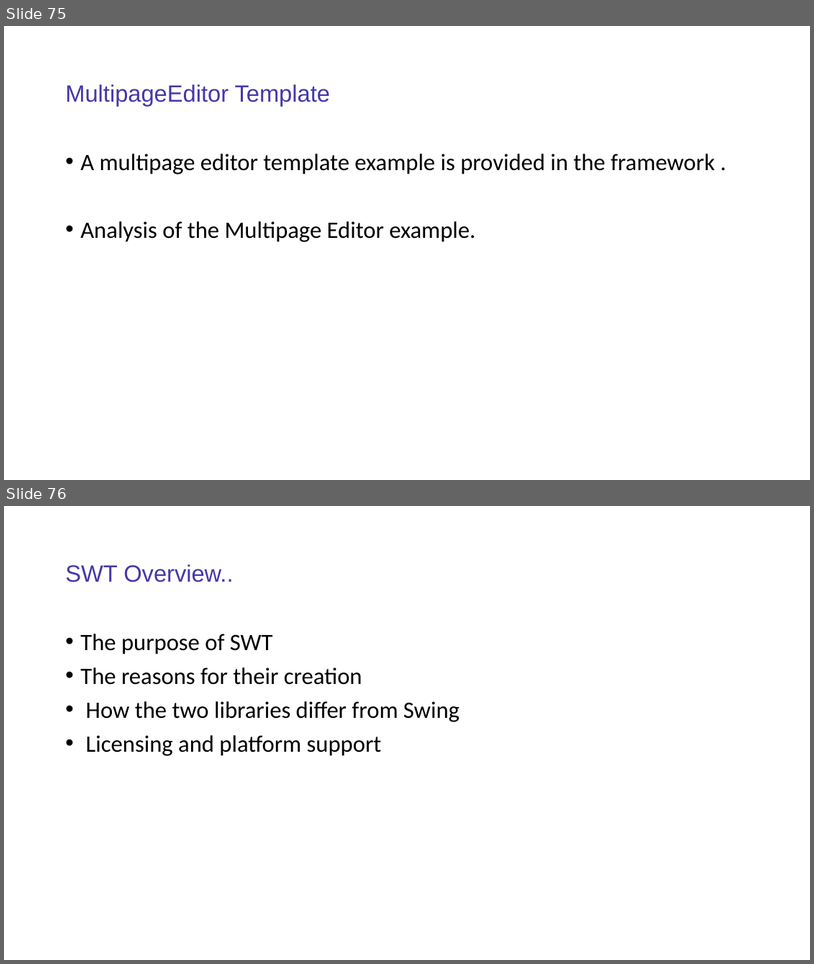
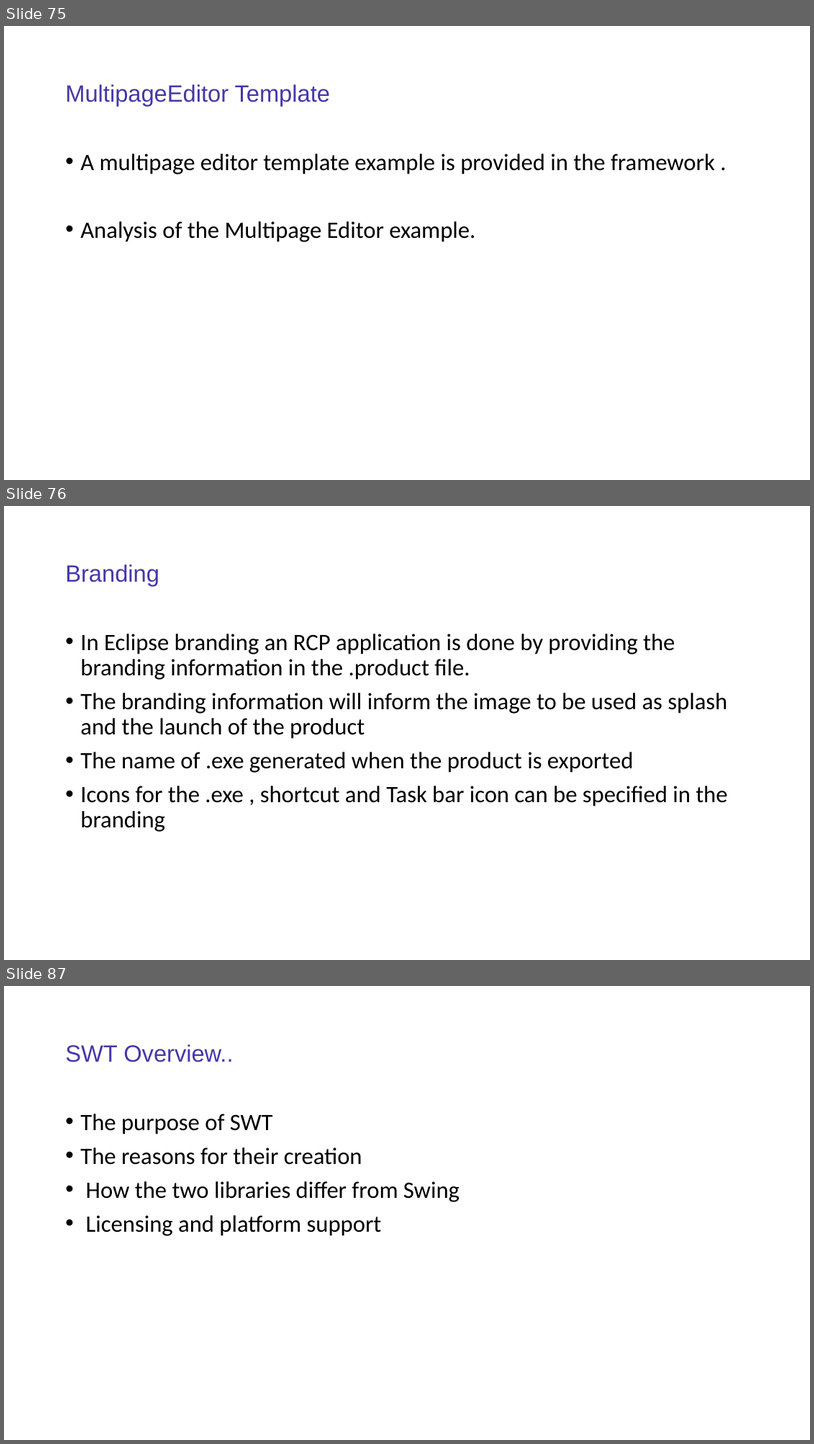
Before and after one commit to sabir123/RCP.Presentations, a slide deck: Eclipse_RCP_Training.pptx. Shown one above the other, each under a label of ours: slides 75 and 76 before the commit, slides 75, 76 and 87 after it; the slides between them are not shown. The pictures are 814x964 and 814x1444 pixels, drawn with LibreOffice and Linux fonts; fonts in the diff are those of the drawing. Boxes give left, top, right and bottom in pixels: in the first picture for what was removed or moved away, otherwise in the second. Text is boxed around its words. In the diff, an @@ line names an element or a change of style, - is before the commit and + after.

```diff
--- a/Eclipse_RCP_Training.pptx
+++ b/Eclipse_RCP_Training.pptx
@@ slide 76 added at bbox=[4, 506, 810, 960], background #FFFFFF @@
@@ title added at bbox=[65, 564, 160, 585], 28 pt, text #4538A8 @@
+Branding
@@ text added at bbox=[80, 633, 728, 831], 28 pt, text #000000 @@
+• In Eclipse branding an RCP application is done by providing the branding information in the .product file.
+• The branding information will inform the image to be used as splash and the launch of the product
+• The name of .exe generated when the product is exported
+• Icons for the .exe , shortcut and Task bar icon can be specified in the branding
@@ what was slide 76 is now slide 87 @@
```
Also in this commit, not shown: 7 slides changed, 27 other slides added.
